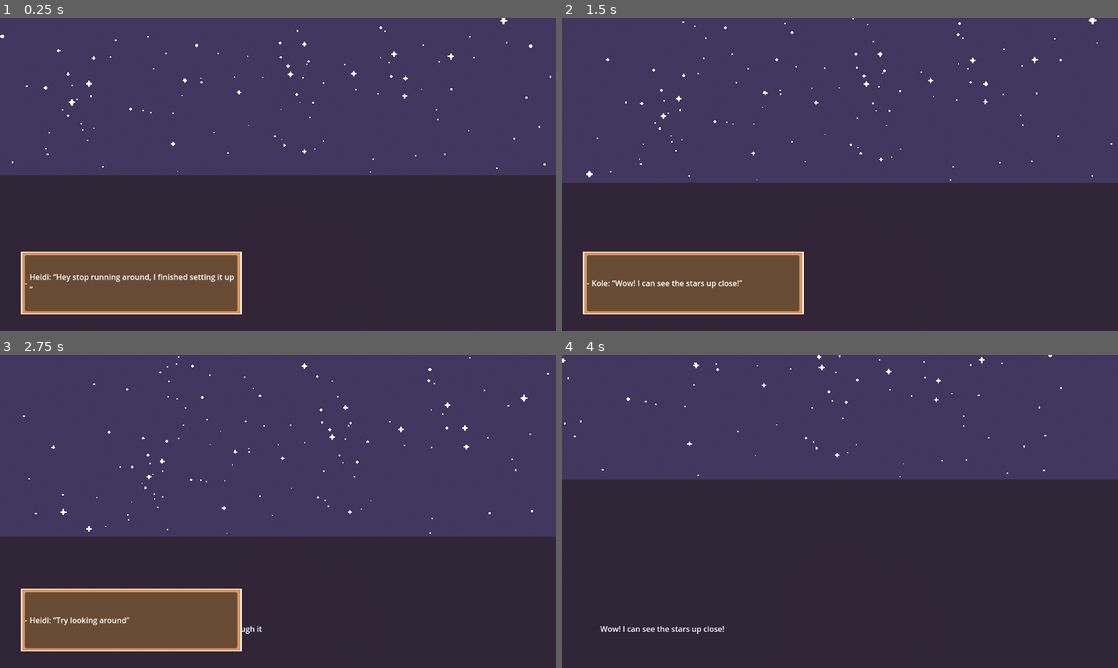
Above: before the commit, frames 1-4 (two rows, left to right).
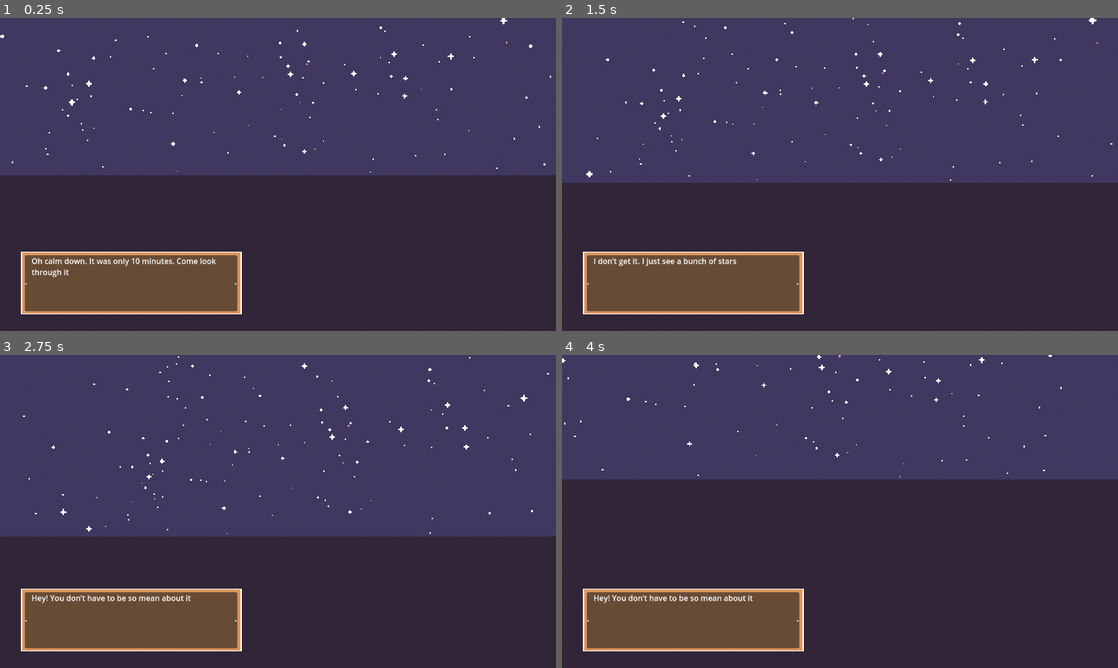
Above: after the commit, the same moments.

Repository: ATTOCORRECT/DesignWeek-Winter2025
Game: Godot game, scene res://Game.tscn
Two runs of this game, one before a commit and one after it. Both use one fixed random seed, a clock stepped at 60 frames per second and the inputs below.
Inputs (mouse positions are in pixels of both pictures, inside the frame that each line leads up to):
- Up to frame 1 (0.25 s): no input
- Up to frame 2 (1.5 s): tap Enter (ui_accept) at 0.5, 0.77, 1.25 s; move the mouse to (962, 158) at 0.52 s; press the mouse at (962, 158) at 0.53 s; hold Up (ui_up) 0.53-1.25 s; tap Mouse wheel down (zoom_out) at 0.8 s; release the mouse at (962, 158) at 1.25 s; drag from (728, 190) to (812, 237) at 1.27 s
- Up to frame 3 (2.75 s): tap Enter (ui_accept) at 2 s; move the mouse to (333, 442) at 2.02 s; press the mouse at (333, 442) at 2.03 s; hold Up (ui_up) from 2.03 s (still down); tap Mouse wheel down (zoom_out) at 2.3 s
- Up to frame 4 (4 s): release Up (ui_up) at 2.75 s; release the mouse at (895, 442) at 2.75 s; tap Enter (ui_accept) at 2.75, 3.5, 3.77 s; drag from (812, 574) to (673, 464) at 2.77 s; move the mouse to (1006, 558) at 3.52 s; hold Down (ui_down) from 3.53 s (still down); hold Mouse wheel down (zoom_out) from 3.53 s (still down)

The runs differ from the first frame. In frame 1, 0.8% of the frame differs, in the area x 5-43%, y 76-87%; in frame 2, 0.5%; in frame 3, 0.5%; in frame 4, 8.0%, in the area x 3-44%, y 74-95%.

Commit message:
addedAudio_savedText

Diff:
--- a/stargazing-prototype/Game.tscn
+++ b/stargazing-prototype/Game.tscn
@@ -1,17 +1,17 @@
-[gd_scene load_steps=19 format=3 uid="uid://dg16kc075w7vx"]
+[gd_scene load_steps=20 format=3 uid="uid://dg16kc075w7vx"]
 
 [ext_resource type="Script" uid="uid://be3h2klfl8dg7" path="res://game.gd" id="1_sb48q"]
 [ext_resource type="PackedScene" uid="uid://detqrcdohb0f4" path="res://star_cluster.tscn" id="1_wbfu4"]
 [ext_resource type="Texture2D" uid="uid://dpyqfd6w603gr" path="res://assets/telescope_overlay.png" id="2_xkndl"]
 [ext_resource type="Script" uid="uid://bbl6ala82qygf" path="res://camera_3d.gd" id="3_t88pq"]
 [ext_resource type="Script" uid="uid://duefh44q85esg" path="res://player_controller.gd" id="3_u44n3"]
-[ext_resource type="PackedScene" uid="uid://bjlnvnj5t403" path="res://text_box_haidi.tscn" id="3_yx171"]
+[ext_resource type="PackedScene" uid="uid://c6wq8jhuy4hsw" path="res://text_box_haidi.tscn" id="3_yx171"]
 [ext_resource type="PackedScene" uid="uid://bn8727pnh3qip" path="res://assets/telescope_model.tscn" id="4_r0x5m"]
 [ext_resource type="PackedScene" uid="uid://bme4wp3lk5xul" path="res://simlpe_star.tscn" id="6_joorw"]
-[ext_resource type="PackedScene" uid="uid://bg7a2n2lo5lgf" path="res://star_cluster_jelly.tscn" id="6_yx171"]
+[ext_resource type="PackedScene" path="res://star_cluster_jelly.tscn" id="6_yx171"]
 [ext_resource type="Texture2D" uid="uid://c583xmajg272d" path="res://assets/star_medium.png" id="8_yx171"]
 [ext_resource type="Texture2D" uid="uid://bu6rokk325ecg" path="res://assets/star_big.png" id="9_yhmtn"]
-[ext_resource type="Script" uid="uid://bhpbwwencev7g" path="res://dialogue_manager/DialogueManager.gd" id="10_yx171"]
+[ext_resource type="Script" uid="uid://dieeywu2aw74c" path="res://audio_manager.gd" id="12_gwjdr"]
 
 [sub_resource type="ProceduralSkyMaterial" id="ProceduralSkyMaterial_t88pq"]
 sky_top_color = Color(0.25098, 0.219608, 0.372549, 1)
@@ -71,6 +71,9 @@
 
 [node name="textBox_Haidi" parent="UI" instance=ExtResource("3_yx171")]
 
+[node name="text" parent="UI/textBox_Haidi/textBox_Haidi_Container/Panel/MarginContainer/HBoxContainer" index="1"]
+dialogueLines = Array[String](["heidi1", "kole1", "heidi2", "kole2", "heidi3", "kole3", "heidi4", "kole4", "heidi5", "kole5", "heidi6", "heidi7", "kole6", "heidi8", "kole7", "heidi9", "kole8", "heidi10", "kole9", "heidi11", "", "", "", "", "", "", "", "", "", "", "", "", "", "", "", "", "", "", "", "", "", "", "", "", "", "", "", "", "", "", "", "", "", "", "", ""])
+
 [node name="World" type="Node3D" parent="."]
 
 [node name="Telescope" type="Node3D" parent="World"]
@@ -1792,17 +1795,11 @@
 [node name="Player Controller" type="Node" parent="."]
 script = ExtResource("3_u44n3")
 
-[node name="Label" type="Label" parent="."]
-anchors_preset = -1
-anchor_left = 0.0677083
-anchor_top = 0.856481
-anchor_right = 0.946181
-anchor_bottom = 0.891975
-size_flags_horizontal = 4
-text = "test"
-script = ExtResource("10_yx171")
-dialogueLines = Array[String](["heidi1", "kole1", "heidi2", "kole2", "heidi3", "kole3", "heidi4", "kole4", "heidi5", "kole5", "heidi6", "heidi7", "kole6", "heidi8", "kole7", "heidi9", "kole8", "heidi10", "kole9", "heidi11", "kole10", "heidi12", "kole11", "heidi13", "kole12", "heidi14", "kole13", "heidi15", "kole14", "heidi16", "kole15", "heidi17", "kole16", "heidi18", "kole17", "heidi19", "kole18", "heidi20", "kole19", "heidi21", "kole20", "heidi22", "kole21", "heidi23", "kole22", "heidi24", "kole23", "heidi25", "kole24", "heidi26", "kole25", "heidi27", "heidi28", "kole26", "heidi29", "kole 27"])
-metadata/_edit_use_anchors_ = true
-
+[node name="Audio Manager" type="Node" parent="."]
+script = ExtResource("12_gwjdr")
+
+[node name="AudioStreamPlayer" type="AudioStreamPlayer" parent="Audio Manager"]
+
+[editable path="UI/textBox_Haidi"]
 [editable path="World/Star Clusters/Star Cluster"]
 [editable path="World/Star Clusters/Star Cluster Jelly"]
--- /dev/null
+++ b/stargazing-prototype/audio_manager.gd
@@ -0,0 +1,7 @@
+extends Node
+
+@onready var speaker1 = $AudioStreamPlayer
+
+func play_layer():
+	speaker1.play()
+	pass
--- a/stargazing-prototype/camera_3d.gd
+++ b/stargazing-prototype/camera_3d.gd
@@ -74,6 +74,7 @@
 func zoom_out():
 	set_zoom_out_settings()
 	print("zoom out")
+	Singleton.audio_manager.play_layer()
 
 
 func set_focus_in_settings():
--- a/stargazing-prototype/dialogue_manager/DialogueManager.gd
+++ b/stargazing-prototype/dialogue_manager/DialogueManager.gd
@@ -1,21 +1,50 @@
-extends Label
+extends RichTextLabel
 @export var dialogueLines: Array[String]
 @onready var db = get_tree().get_first_node_in_group("db")
-@onready var index = 0
 var isActive : bool
-var timer := Timer.new()
 
-func _ready():
-	add_child(timer)
-	timer.autostart = false
-	timer.wait_time = 1
-	timer.timeout.connect(func(): on_timer_timeout())
-	timer.start()
+func _enter_tree() -> void:
+	Singleton.dialogue = self
 
-func on_timer_timeout():
-	if index < dialogueLines.size() - 1:
-		index += 1
+func _ready() -> void:
+	read_lines(0, 14)
 
-func _process(delta):
-	text = str(dialogueLines[index])
-pass
+#func _ready():
+	#add_child(timer)
+	#timer.autostart = false
+	#timer.wait_time = 0.2
+	#timer.timeout.connect(func(): on_timer_timeout())
+	#timer.start()
+#
+#func on_timer_timeout():
+	#if index < 15 :
+		#index += 1
+		#
+	#elif index >= 15 && index < 19 && starIndex == 1 :
+		#index += 1
+	##print(starIndex)
+
+func next_dialogue(i):
+	match i:
+		1:
+			read_lines(15, 19)
+		2:
+			read_lines(20, 27)
+		3:
+			read_lines(28, 26)
+		4:
+			read_lines(27, 19)
+		5:
+			read_lines(15, 19)
+
+
+func read_lines(start: int, end: int):
+
+	for i in (end - start + 1):
+		#index = i + start
+		#print(line_index)
+		print(i + start)
+		text = dialogueLines[i + start]
+		await get_tree().create_timer(0.1).timeout
+
+	print("done")
--- a/stargazing-prototype/game.gd
+++ b/stargazing-prototype/game.gd
@@ -6,6 +6,7 @@
 	Singleton.star_cluster = $"World/Star Clusters/Star Cluster"
 	Singleton.star_clusters = $"World/Star Clusters".get_children()
 	Singleton.player_controller = $"Player Controller"
+	Singleton.audio_manager = $"Audio Manager"
 
 func _ready() -> void:
 	Singleton.camera.set_zoom_out_settings()
--- a/stargazing-prototype/singleton.gd
+++ b/stargazing-prototype/singleton.gd
@@ -9,6 +9,9 @@
 var index = 0
 var player_controller: Node
 var telescope: Node3D
+var audio_manager: Node
+
+var dialogue: Control
 
 func _physics_process(delta: float) -> void:
 	#print(active_state)
@@ -29,3 +32,5 @@
 	else:
 		star_cluster = null
 		print("done")
+
+	dialogue.next_dialogue(index)
--- a/stargazing-prototype/star_cluster.gd
+++ b/stargazing-prototype/star_cluster.gd
@@ -18,8 +18,8 @@
 func _physics_process(_delta: float) -> void:
 	if is_solved == false:
 
-		print("Rot ",is_rotation_solved()," | Sta ",stars == answer || stars == rev_answer)
-		print()
+		#print("Rot ",is_rotation_solved()," | Sta ",stars == answer || stars == rev_answer)
+		#print()
 
 		if is_rotation_solved() && (stars == answer || stars == rev_answer):
 			solve()
@@ -44,6 +44,7 @@
 		return
 
 	print("solved")
+
 	Singleton.active_state = Singleton.State.NO_TARGET
 	get_child(0).process_mode = Node.PROCESS_MODE_DISABLED
 	Singleton.star_cluster = null
--- a/stargazing-prototype/text_box_haidi.tscn
+++ b/stargazing-prototype/text_box_haidi.tscn
@@ -1,6 +1,6 @@
-[gd_scene load_steps=3 format=3 uid="uid://bjlnvnj5t403"]
+[gd_scene load_steps=3 format=3 uid="uid://c6wq8jhuy4hsw"]
 
-[ext_resource type="Script" uid="uid://q1ogrxcey64r" path="res://text_box_haidi.gd" id="1_mwxyh"]
+[ext_resource type="Script" uid="uid://bhpbwwencev7g" path="res://dialogue_manager/DialogueManager.gd" id="2_wu82e"]
 
 [sub_resource type="StyleBoxFlat" id="StyleBoxFlat_r7kl2"]
 bg_color = Color(0.866667, 0.588235, 0.368627, 1)
@@ -11,7 +11,6 @@
 border_color = Color(1, 1, 1, 1)
 
 [node name="textBox_Haidi" type="CanvasLayer"]
-script = ExtResource("1_mwxyh")
 
 [node name="textBox_Haidi_Container" type="MarginContainer" parent="."]
 anchors_preset = 12
@@ -48,11 +47,13 @@
 layout_mode = 2
 text = "- "
 
-[node name="text" type="Label" parent="textBox_Haidi_Container/Panel/MarginContainer/HBoxContainer"]
+[node name="text" type="RichTextLabel" parent="textBox_Haidi_Container/Panel/MarginContainer/HBoxContainer"]
 layout_mode = 2
 size_flags_horizontal = 3
 text = "text test for the sake of running the test"
-autowrap_mode = 1
+autowrap_mode = 2
+script = ExtResource("2_wu82e")
+dialogueLines = Array[String](["heidi1", "kole1", "heidi2", "kole2", "heidi3", "kole3", "heidi4", "kole4", "heidi5", "kole5", "heidi6", "heidi7", "kole6", "heidi8", "kole7", "heidi9", "kole8", "heidi10", "kole9", "heidi11", "kole10", "heidi12", "kole11", "heidi13", "kole12", "heidi14", "kole13", "heidi15", "kole14", "heidi16", "kole15", "heidi17", "kole16", "heidi18", "kole17", "heidi19", "kole18", "heidi20", "kole19", "heidi21", "kole20", "heidi22", "kole21", "heidi23", "kole22", "heidi24", "kole23", "heidi25", "kole24", "heidi26", "kole25", "heidi27", "heidi28", "kole26", "heidi29", "kole 27"])
 
 [node name="endTextEdge" type="Label" parent="textBox_Haidi_Container/Panel/MarginContainer/HBoxContainer"]
 layout_mode = 2
Not shown, added: stargazing-prototype/audio_manager.gd.uid
